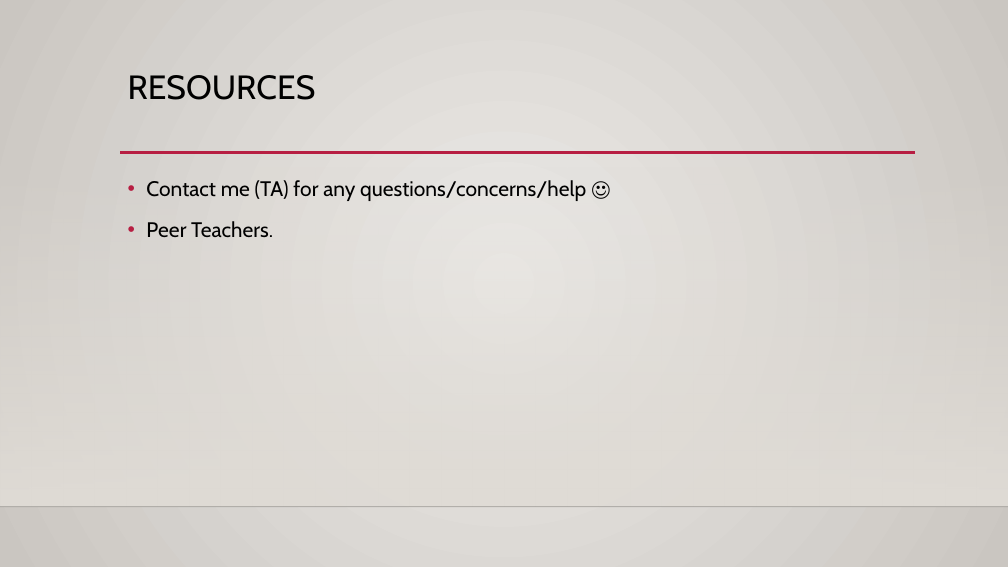
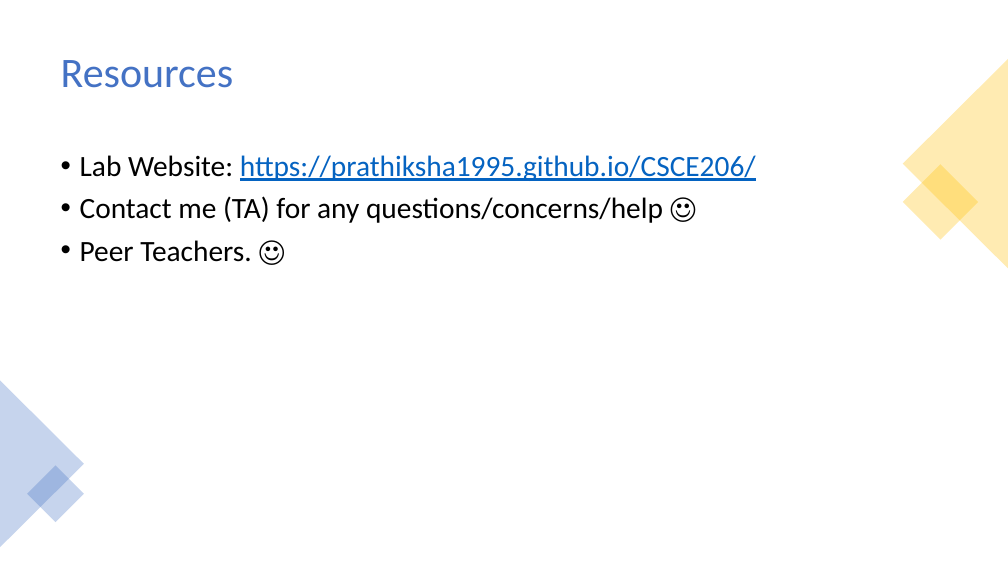
Before and after one commit to PRATHIKSHA1995/PRATHIKSHA1995.github.io, a slide deck: slide 5 of CSCE206/src/Lab Introduction.pptx. Drawn at 1008x567 pixels with LibreOffice and Linux fonts; fonts in the diff are those of the drawing; background and template pictures are left out. Boxes give left, top, right and bottom in pixels: in the first picture for what was removed or moved away, otherwise in the second. Text is boxed around its words. In the diff, an @@ line names an element or a change of style, - is before the commit and + after.

```diff
--- a/CSCE206/src/Lab Introduction.pptx
+++ b/CSCE206/src/Lab Introduction.pptx
@@ background gradient #ECEAE7 to #CAC7C1 to #FFFFFF @@
@@ title "Resources" at box(61, 60, 233, 88): vertical alignment top to middle @@
@@ triangle added at box(903, 59, 1008, 268), fill #FFC000 at 30% opacity @@
@@ title at box(61, 60, 233, 88): text changed; size 32 to 40 pt; font Cabin to Calibri; text colour #000000 to #4472C4 @@
-RESOURCES
+Resources
@@ text "Lab Website: https://prathiksha1995.github.io/CSCE206/": place and size @@
-text "Lab Website: https://prathiksha1995.github.io/CSCE206/" at box(146, 180, 586, 237)
+text "Lab Website: https://prathiksha1995.github.io/CSCE206/" at box(80, 155, 756, 262)
@@ rectangle removed at box(0, 167, 1008, 507) @@
@@ text at box(80, 155, 756, 181): paragraph added @@
+• Lab Website: https://prathiksha1995.github.io/CSCE206/
@@ line removed from (120, 153) to (915, 153) @@
@@ rectangle added at box(903, 164, 979, 240), fill #FFC000 at 30% opacity @@
@@ text at box(80, 196, 663, 223): size 20 to 28 pt, font Cabin to Calibri in "Contact me (TA) for any questions/concerns/help ☺"; line spacing 1.2 to 0.9 @@
@@ text at box(80, 240, 251, 262): text changed; size 20 to 28 pt; font Cabin to Calibri @@
-• Peer Teachers.
+• Peer Teachers. ☺
@@ triangle added at box(0, 380, 84, 547), fill #4472C4 at 30% opacity @@
@@ rectangle added at box(27, 465, 84, 522), fill #4472C4 at 30% opacity @@
@@ line removed from (0, 507) to (1008, 507) @@
```
Also in this commit, not shown: 7 other slides changed, 1 slide added, 1 other file.
